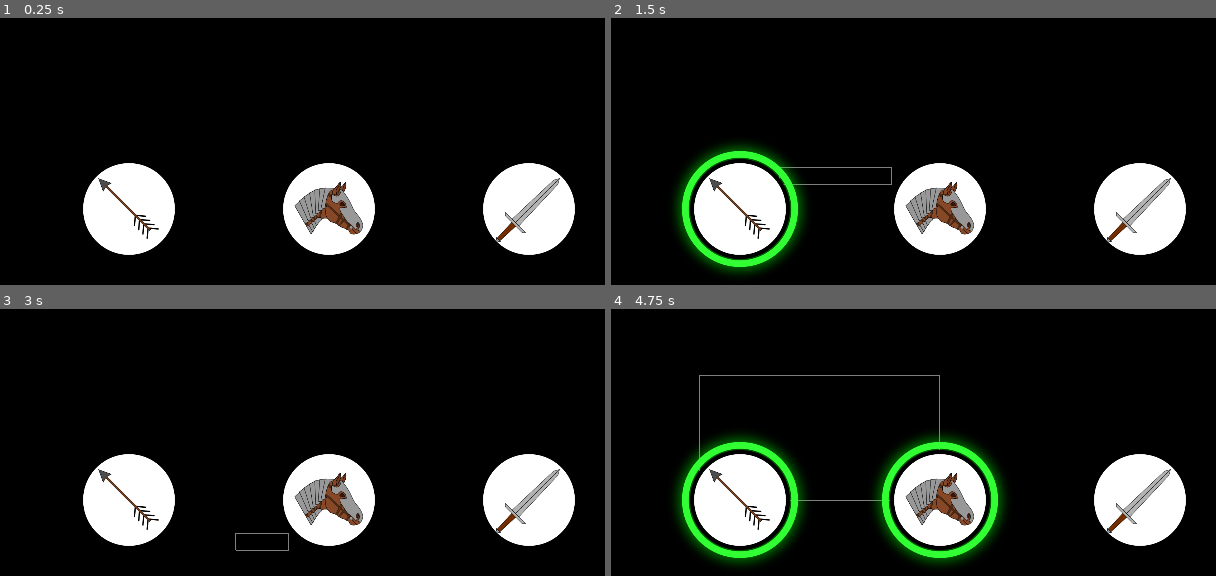
Above: before the commit, frames 1-4 (two rows, left to right).
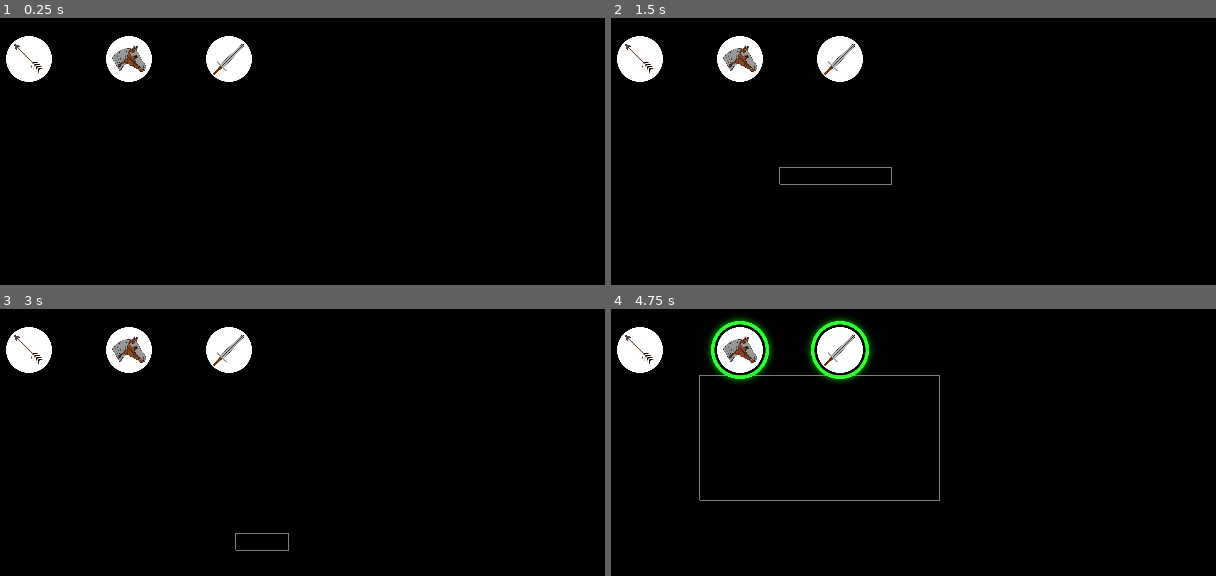
Above: after the commit, the same moments.

Repository: kxgames/wombat
Game: Godot game, scene res://main.tscn
The game is run twice, just before and just after one commit, with the same random seed, the same clock (stepped at 60 frames per second) and the same inputs.
Inputs (mouse positions are in pixels of both pictures, inside the frame that each line leads up to):
- Up to frame 1 (0.25 s): no input
- Up to frame 2 (1.5 s): tap Enter at 0.5 s; move the mouse to (1113, 132) at 0.52 s; click (1113, 132) at 0.67 s; tap Space at 1.25 s; drag from (780, 183) to (1113, 132) at 1.27 s
- Up to frame 3 (3 s): move the mouse to (411, 341) at 2.02 s; click (411, 341) at 2.17 s; tap Enter at 2.75 s; drag from (290, 549) to (127, 501) at 2.77 s
- Up to frame 4 (4.75 s): tap Space at 3.5 s; move the mouse to (1179, 525) at 3.52 s; click (1179, 525) at 3.67 s; tap Enter at 4.25 s; drag from (701, 375) to (937, 501) at 4.27 s

The runs differ from the first frame. In frame 1, 15% of the frame differs, in the area x 0-96%, y 6-89%; in frame 2, 19%; in frame 3, 15%; in frame 4, 24%, in the area x 0-96%, y 2-97%.

Commit message:
Units can move when given a movement command
- All units have basic movement capability. Uses built-in move_and_slide
  function to move towards a target provided by the unit ghosts from the Action
  Selection System.

- Added a Camera2D to facilitate easier viewing of the battlefield
- Fixed the selection box positioning. (used global position instead of event
  position)

Diff:
--- a/action_box.gd
+++ b/action_box.gd
@@ -51,7 +51,6 @@
 	for unit in selected_units:
 		var ghost = ghost_scene.instance()
 		ghost.embody(unit)
-		#ghost.group_position = ghost.position - centroid
 		ghost.position = unit.position - centroid
 		add_child(ghost)
 		#ghost_dict[ghost] = ghost.position - centroid
@@ -59,6 +58,8 @@
 
 func end_new_action(_event):
 	is_actuating = false
+	for ghost in ghost_list:
+		ghost.guide_host()
 	clear_ghost_list()
 
 func drag_new_action(_event):
--- a/main.tscn
+++ b/main.tscn
@@ -25,3 +25,8 @@
 position = Vector2( 600, 300 )
 collision_layer = 1
 collision_mask = 1
+
+[node name="Camera2D" type="Camera2D" parent="."]
+anchor_mode = 0
+current = true
+zoom = Vector2( 2, 2 )
--- a/selection_box.gd
+++ b/selection_box.gd
@@ -44,20 +44,21 @@
 			drag_new_selection(event)
 		is_ctrl_selecting = event.control
 
-func start_new_selection(event):
+func start_new_selection(_event):
 	# Starting a new selection action
 	is_selecting = true
 
 	# Set positions and collision box
-	position = event.position # sets the Area2D's position
-	start_pos = event.position
-	end_pos = event.position
+	#position = event.position # sets the Area2D's position
+	position = get_global_mouse_position()
+	start_pos = position
+	end_pos = position
 	update_collision_box()
 	$SelectionBoxCollision.set_deferred("disabled", false)
 
-func drag_new_selection(event):
+func drag_new_selection(_event):
 	# Continuing a selection action
-	end_pos = event.position
+	end_pos = get_global_mouse_position()
 	update_collision_box()
 	update()
 	#call_deferred("check_for_selections")
--- a/units/GenericUnit.gd
+++ b/units/GenericUnit.gd
@@ -1,15 +1,25 @@
 extends KinematicBody2D
 
 var is_selected = false
+var movement_target : Vector2
+
+export var max_speed = 100
+var velocity :Vector2
 
 # Called when the node enters the scene tree for the first time.
 func _ready():
+	movement_target = position
 	$SelectedSprite.hide()
 
 
 # Called every frame. 'delta' is the elapsed time since the previous frame.
 #func _process(delta):
 #	pass
+
+func _physics_process(_delta):
+	var gap = movement_target - position
+	velocity = gap.normalized() * min(max_speed, gap.length())
+	var _velocity = move_and_slide(velocity)
 
 func _on_GenericUnit_mouse_entered():
 	# For now do nothing.... But this would be good for hovering information.
@@ -36,3 +46,6 @@
 
 func get_icon_texture():
 	return $IconSprite.texture
+
+func set_movement_target(new_target):
+	movement_target = new_target
--- a/units/unit_ghost.gd
+++ b/units/unit_ghost.gd
@@ -1,10 +1,15 @@
 extends Node2D
 
-export var group_position:Vector2 = Vector2()
+var host_unit = null
 
 func embody(unit):
 	# Copy information from the unit
+	host_unit = unit
 	#position = unit.position
 	#rotation = unit.rotation
 	$GhostSprite.texture = unit.get_icon_texture()
 	$GhostSprite.scale = unit.get_icon_scale()
+
+func guide_host():
+	if host_unit:
+		host_unit.set_movement_target(global_position)
